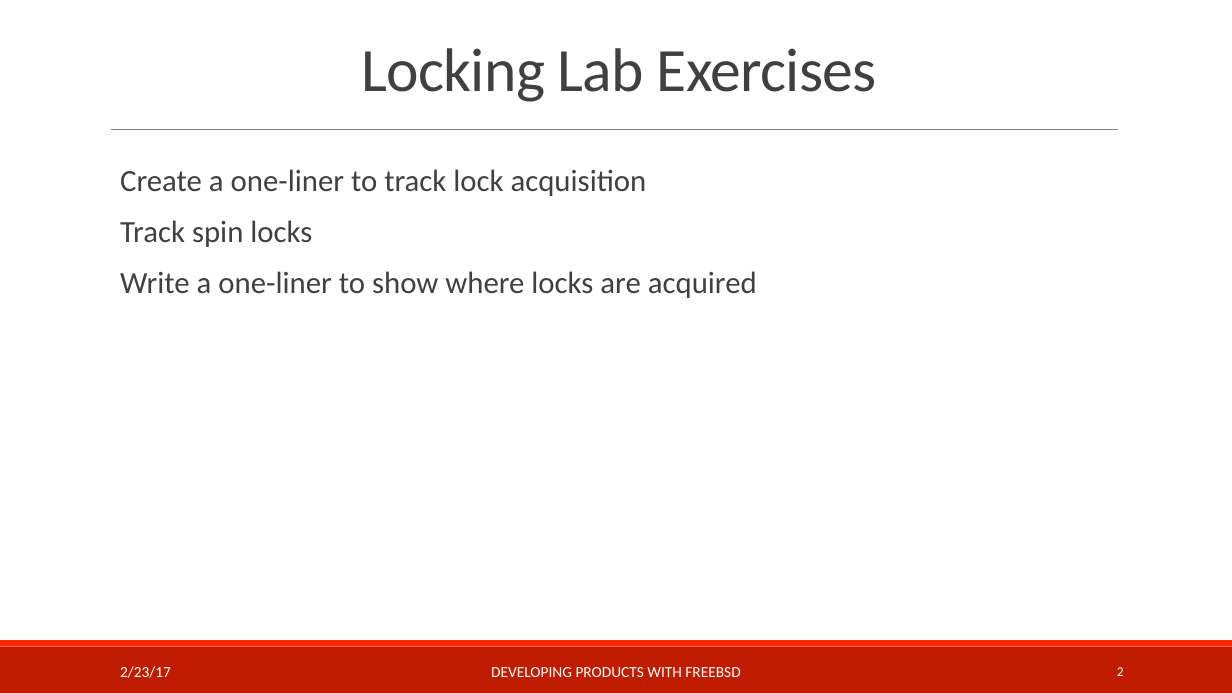
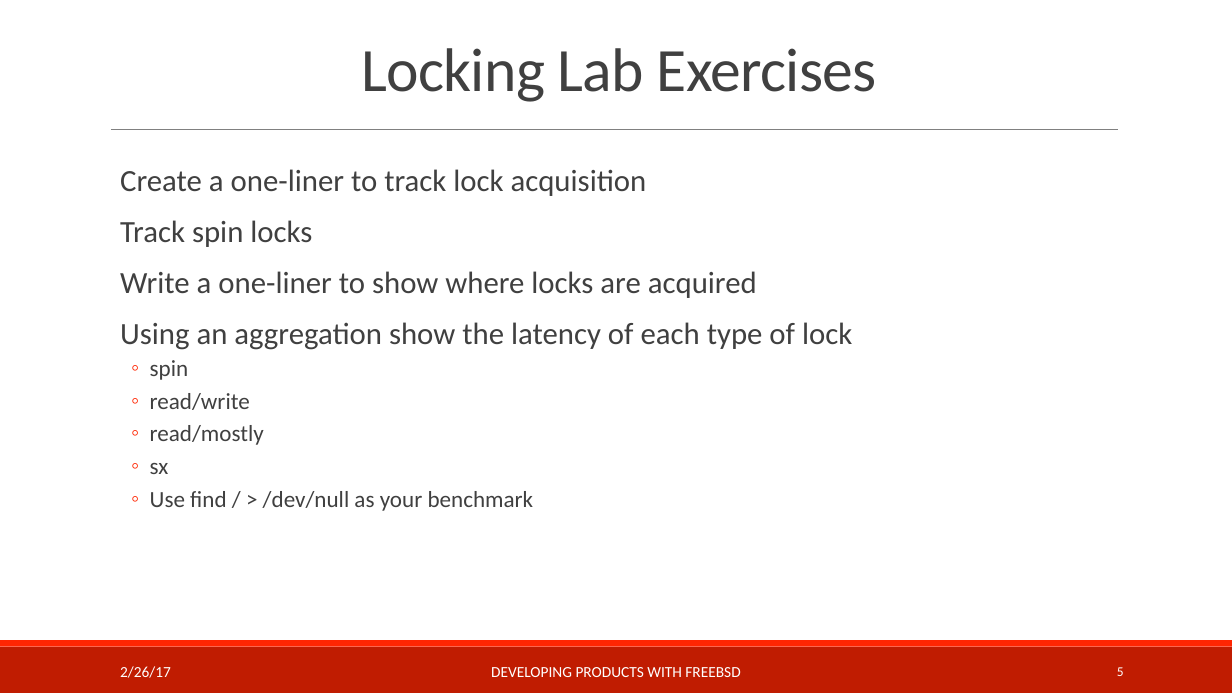
Before and after one commit to teachbsd/course, a slide deck: slide 5 of undergraduate/labs/locking.pptx (slide 2 before the commit). Drawn at 1232x693 pixels with LibreOffice and Linux fonts; fonts in the diff are those of the drawing; background and template pictures are left out. Boxes give left, top, right and bottom in pixels: in the first picture for what was removed or moved away, otherwise in the second. Text is boxed around its words. In the diff, an @@ line names an element or a change of style, - is before the commit and + after.

```diff
--- a/undergraduate/labs/locking.pptx
+++ b/undergraduate/labs/locking.pptx
@@ text at [120,322,852,511]: paragraphs added @@
+  Using an aggregation show the latency of each type of lock
+  ◦ spin
+  ◦ read/write
+  ◦ read/mostly
+  ◦ sx
+  ◦ Use find / > /dev/null as your benchmark
@@ text at [120,666,171,678]: text changed @@
-2/23/17
+2/26/17
@@ page number at [1117,667,1124,676]: text changed @@
-2
+5
```
Also in this commit, not shown: 3 slides added, 4 other files.
